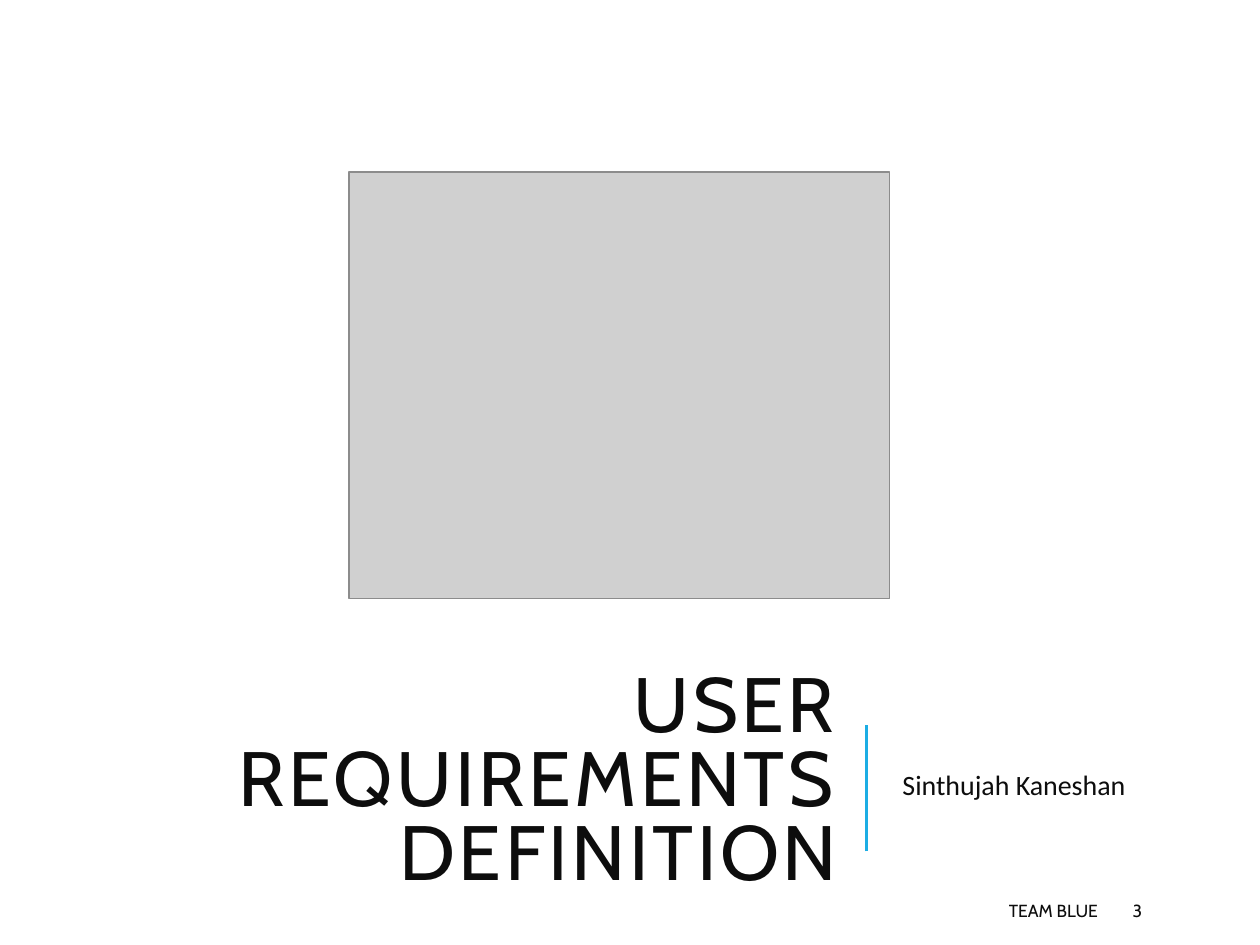
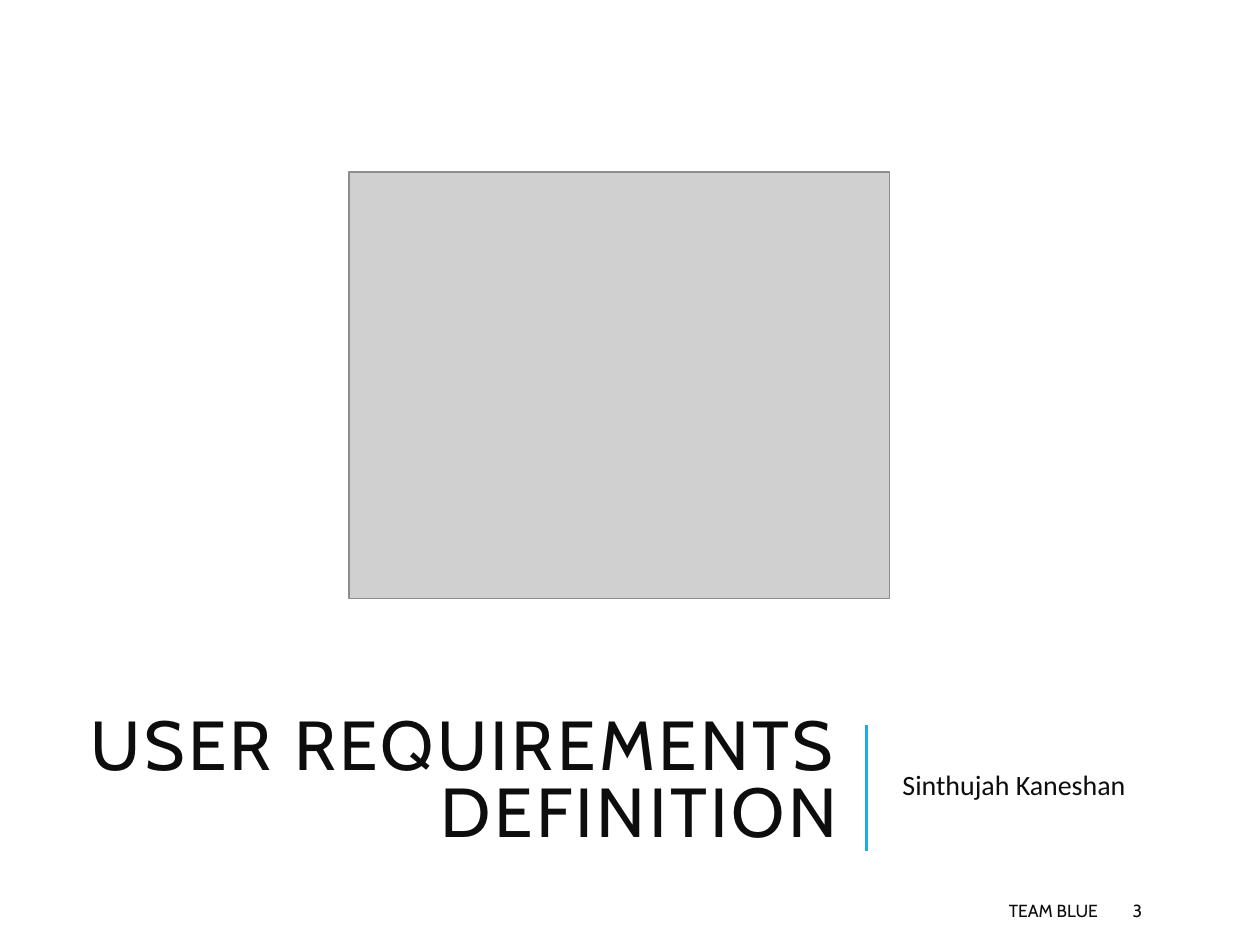
Before and after one commit to Hyferion/ch.bfh.bti7081.s2018.blue, a slide deck: slide 3 of Docs/task02/Task 2.pptx. Drawn at 1260x945 pixels with LibreOffice and Linux fonts; fonts in the diff are those of the drawing; grey boxes stand for pictures. Boxes give left, top, right and bottom in pixels: in the first picture for what was removed or moved away, otherwise in the second. Text is boxed around its words. In the diff, an @@ line names an element or a change of style, - is before the commit and + after.

```diff
--- a/Docs/task02/Task 2.pptx
+++ b/Docs/task02/Task 2.pptx
@@ title "USER REQUIREMENTS DEFINITION" at [90,720,838,838]: size 44 to 39.6 pt @@
```
Also in this commit, not shown: 2 other slides changed, 1 slide added.
